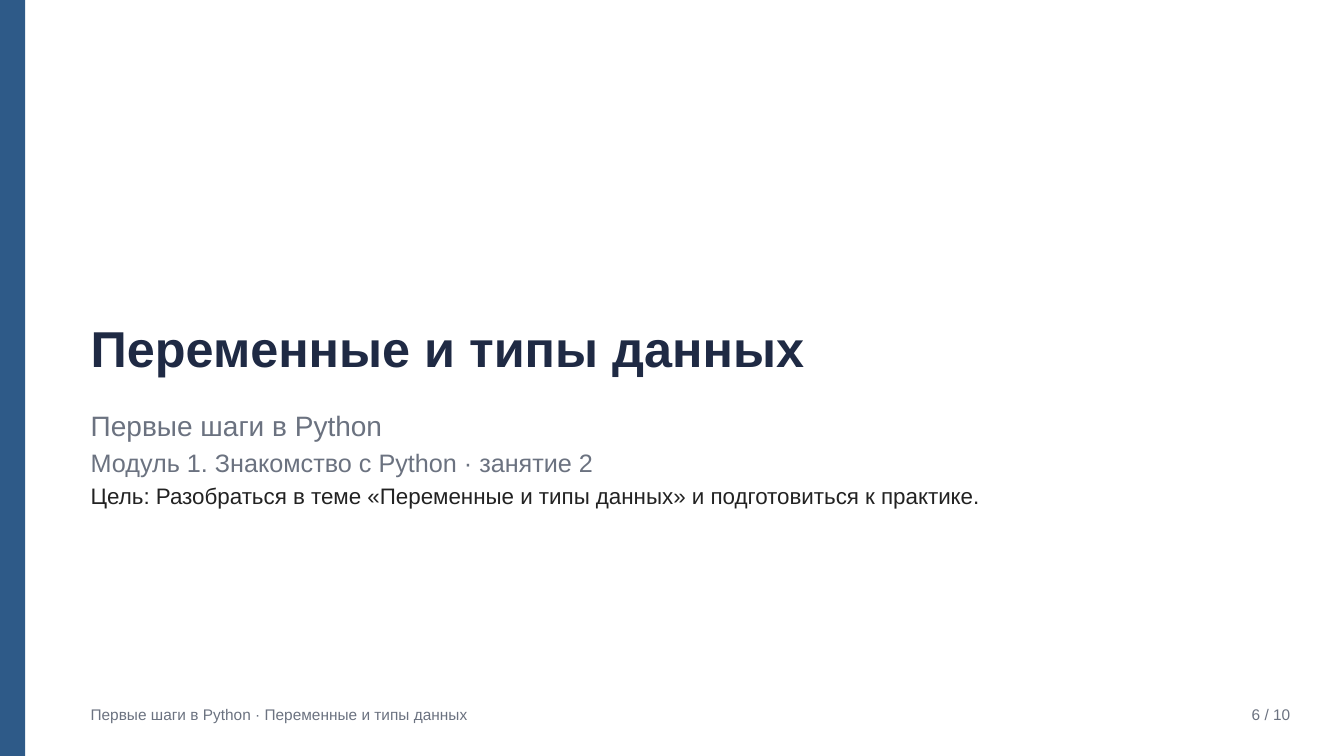
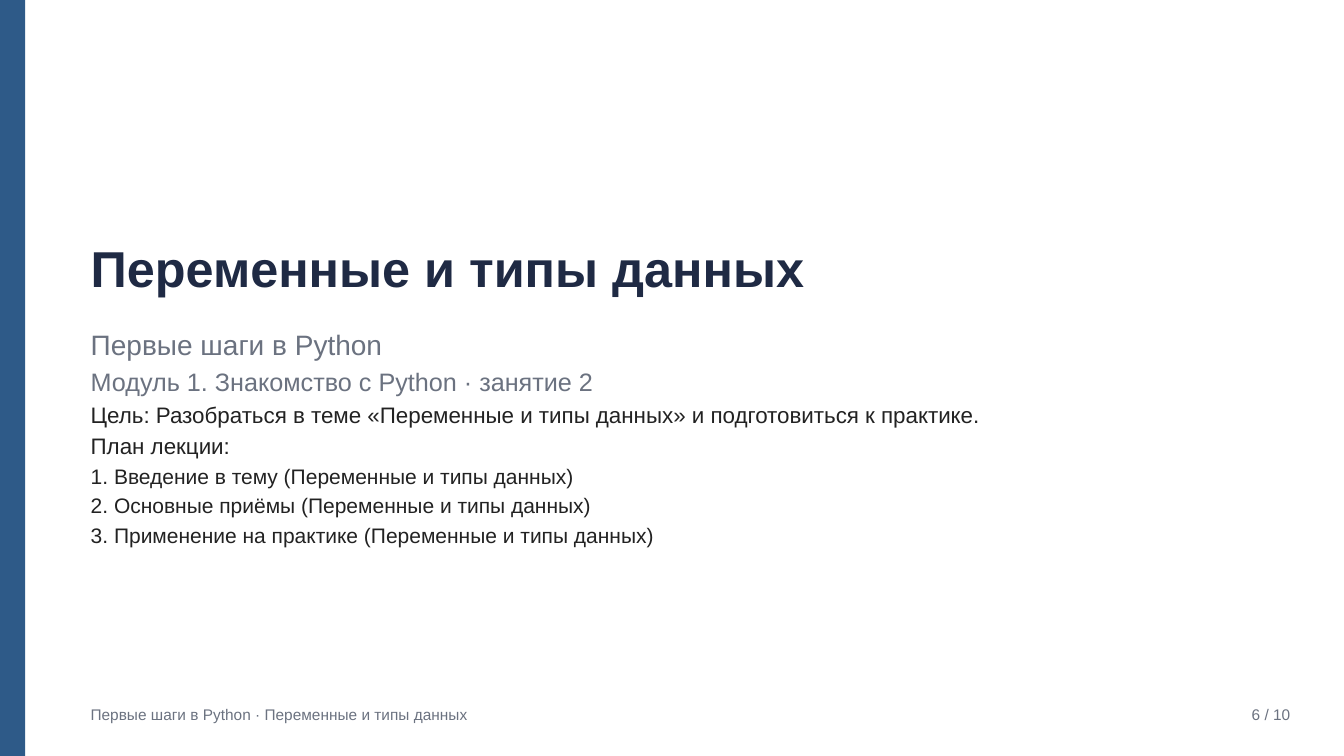
Before and after one commit to Turbo-Ananasik5362/hakaton, a slide deck: slide 6 of eval/samples/q1/slides.pptx. Drawn at 1344x756 pixels with LibreOffice and Linux fonts; fonts in the diff are those of the drawing. Boxes give left, top, right and bottom in pixels: in the first picture for what was removed or moved away, otherwise in the second. Text is boxed around its words. In the diff, an @@ line names an element or a change of style, - is before the commit and + after.

```diff
--- a/eval/samples/q1/slides.pptx
+++ b/eval/samples/q1/slides.pptx
@@ title "Переменные и типы данных": place and size @@
-title "Переменные и типы данных" at [91,332,804,377]
+title "Переменные и типы данных" at [91,252,804,297]
@@ subtitle "Первые шаги в Python": place and size @@
-subtitle "Первые шаги в Python" at [91,415,979,509]
+subtitle "Первые шаги в Python" at [91,334,979,547]
@@ subtitle at [91,438,654,547]: paragraphs added @@
+План лекции:
+1. Введение в тему (Переменные и типы данных)
+2. Основные приёмы (Переменные и типы данных)
+3. Применение на практике (Переменные и типы данных)
```
Also in this commit, not shown: 1 other slide changed, 58 other files.
